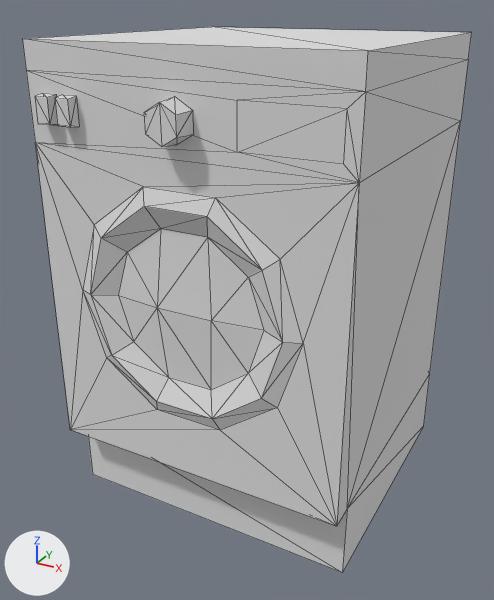
What one commit did to the glTF model models/ultimate-pack/low-poly-10/m/furniture-washing-machine.glb.
The view is the same before and after, from a 50 mm camera at (0.627, -1.185, 0.98) aimed at (0.004, -0.051, 0.413). Lighting does not change. The marker at lower left points along +X, +Y and +Z. The picture after the commit comes second. Mesh edges are drawn as thin lines. Where no turn or scale is listed for an object, it has been applied to the vertices.

In view in the first picture: 'washing-machine'.
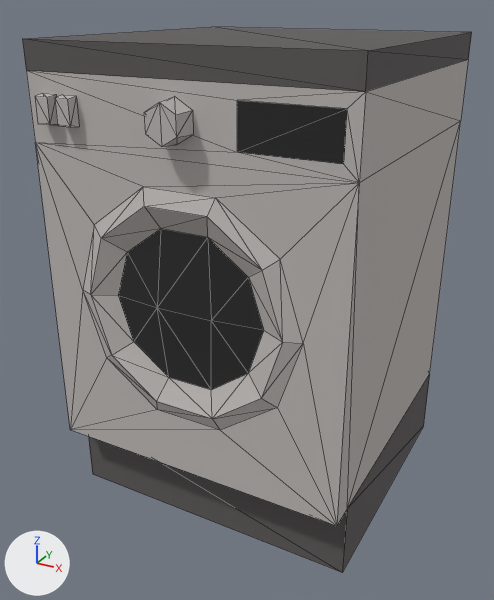
Boxes (x1, y1, x2, y2) around the edits, measured in the pictures (494 x 600 px):
'washing-machine', recoloured (white to dark grey)
    both: (23, 27, 472, 572)

The edits, one by one:
Material '19 GREY-MEDIUM' (mat_19_grey_medium) changes colour from white #e7e7e7 to dark grey #5e5a5a; in linear values from (0.8, 0.8, 0.8) to (0.112, 0.102, 0.102).
Material '22 GREY-LIGHTEST' (mat_22_grey_lightest) changes colour from white #e7e7e7 to light grey #c1bcb9; in linear values from (0.8, 0.8, 0.8) to (0.533, 0.503, 0.485).
Material '17 GREY-DARKEST' (mat_17_grey_darkest) changes colour from white #e7e7e7 to black #292929; in linear values from (0.8, 0.8, 0.8) to (0.0222, 0.0222, 0.0222).
